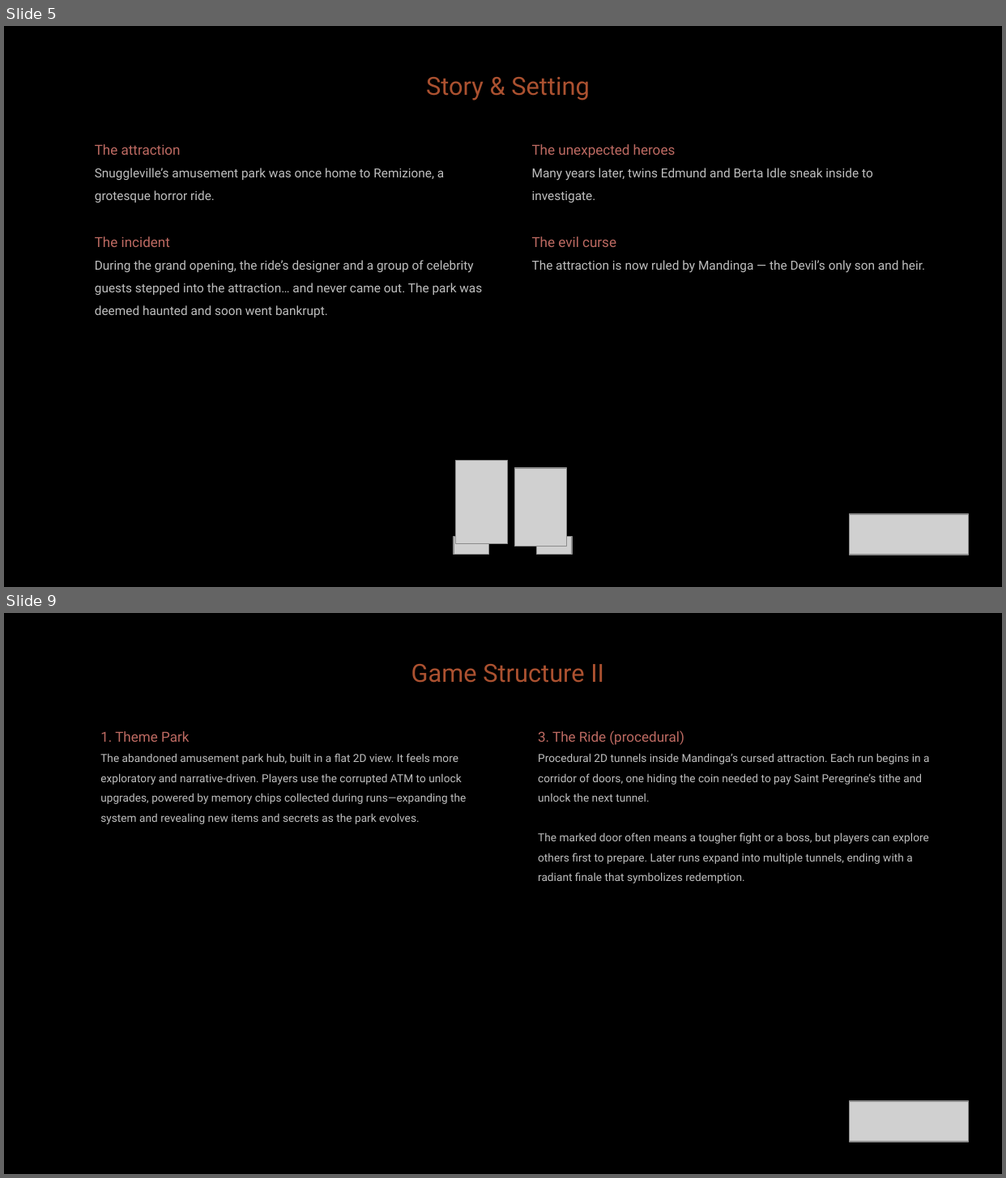
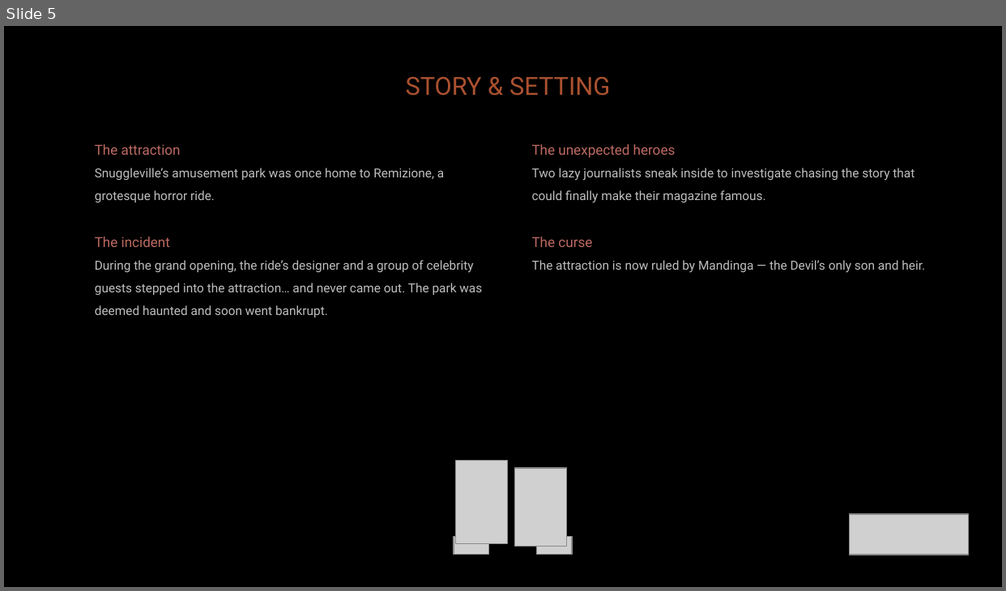
Before and after one commit to diegohcanepa/Remizione, a slide deck: Pitch Deck.pptx. Shown one above the other, each under a label of ours: slides 5 and 9 before the commit, slide 5 after it; the slides between them are not shown. The pictures are 1006x1178 and 1006x591 pixels, drawn with LibreOffice and Linux fonts; fonts in the diff are those of the drawing; grey boxes stand for pictures; background and template pictures are left out. Boxes give left, top, right and bottom in pixels: in the first picture for what was removed or moved away, otherwise in the second. Text is boxed around its words. In the diff, an @@ line names an element or a change of style, - is before the commit and + after.

```diff
--- a/Pitch Deck.pptx
+++ b/Pitch Deck.pptx
@@ slide 9 removed at (4, 613, 1002, 1174), background picture (left out) @@
@@ text removed at (411, 664, 604, 683) @@
-Game Structure II
@@ text removed at (100, 731, 466, 824) @@
-1. Theme Park
-The abandoned amusement park hub, built in a flat 2D view. It feels more exploratory and narrative-driven. Players use the corrupted ATM to unlock upgrades, powered by memory chips collected during runs—expanding the system and revealing new items and secrets as the park evolves.
@@ text removed at (538, 730, 929, 864) @@
-3. The Ride (procedural)
-Procedural 2D tunnels inside Mandinga’s cursed attraction. Each run begins in a corridor of doors, one hiding the coin needed to pay Saint Peregrine’s tithe and unlock the next tunnel.
-The marked door often means a tougher fight or a boss, but players can explore others first to prepare. Later runs expand into multiple tunnels, ending with a radiant finale that symbolizes redemption.
@@ picture removed at (850, 1101, 969, 1142) @@
@@ slide 5 changed as well @@
@@ text at (406, 77, 610, 96): text changed @@
-Story & Setting
+STORY & SETTING
@@ text at (532, 168, 914, 247): text changed @@
-Many years later, twins Edmund and Berta Idle sneak inside to investigate.
-The evil curse
+Two lazy journalists sneak inside to investigate chasing the story that could finally make their magazine famous.
+The curse
```
Also in this commit, not shown: 13 other slides changed, 1 slide added, 1 other slide removed, 5 other files.
